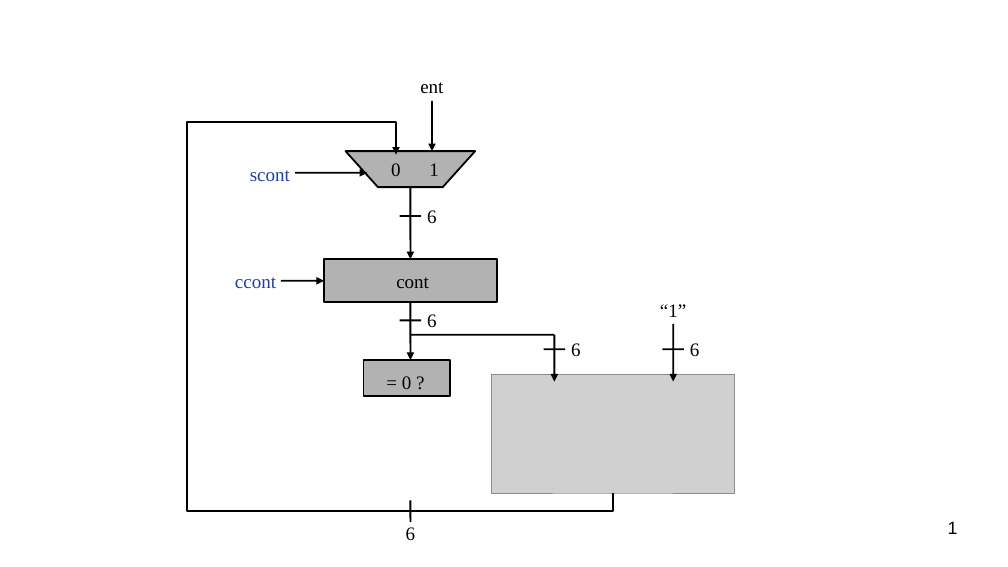
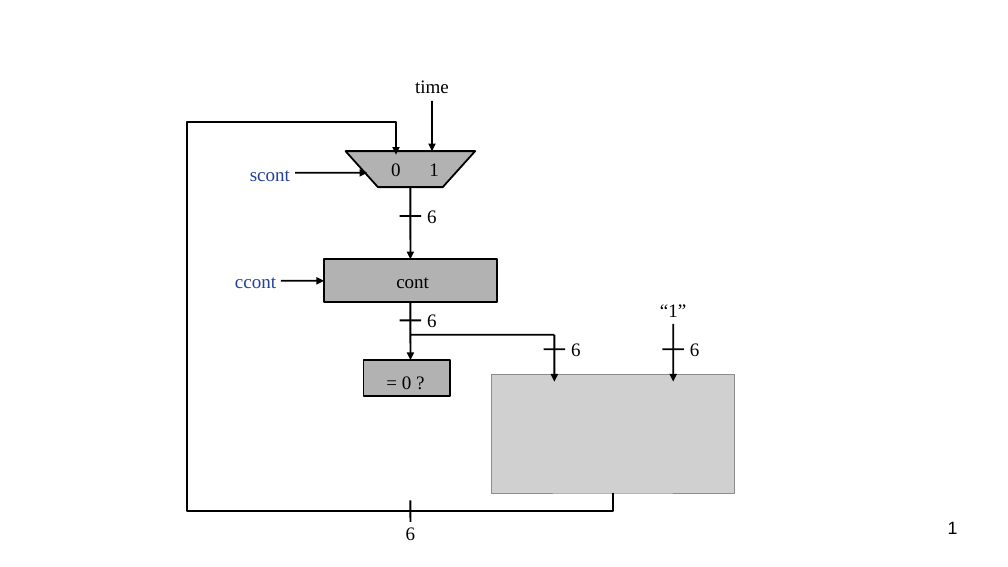
Before and after one commit to MatheusSchaly/--Old--INE5406-Sistemas-Digitais, a slide deck: slide 1 of Projeto_Semafaro/imagens/BO.odp. Drawn at 1008x567 pixels with LibreOffice and Linux fonts; fonts in the diff are those of the drawing; grey boxes stand for pictures; background and template pictures are left out. Boxes give left, top, right and bottom in pixels: in the first picture for what was removed or moved away, otherwise in the second. Text is boxed around its words. In the diff, an @@ line names an element or a change of style, - is before the commit and + after.

```diff
--- a/Projeto_Semafaro/imagens/BO.odp
+++ b/Projeto_Semafaro/imagens/BO.odp
@@ text at (415, 80, 449, 93): text changed @@
-ent
+time
```
Also in this commit, not shown: 3 other files.
